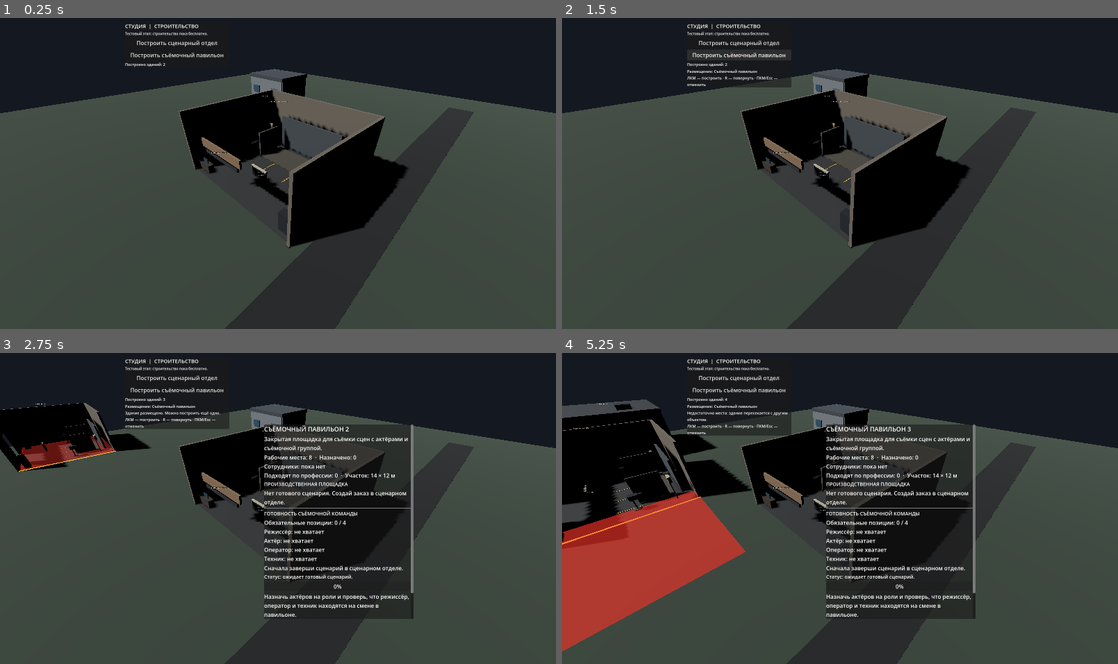
Above: before the commit, frames 1-4 (two rows, left to right).
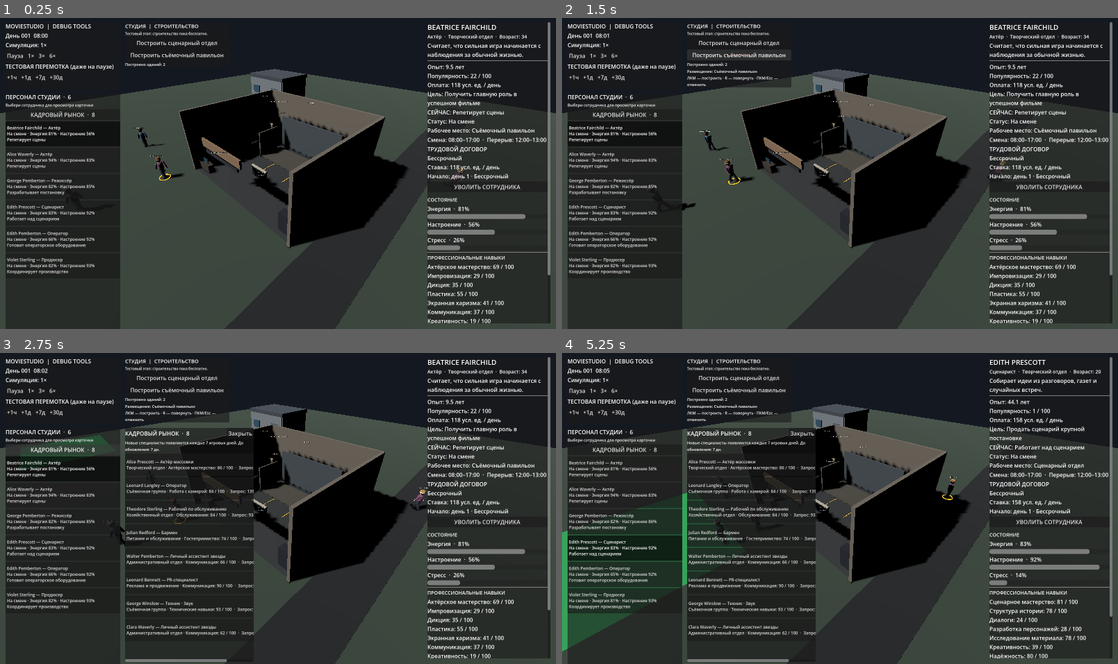
Above: after the commit, the same moments.

Repository: Teft3lb/MovieStudio
Game: Godot game, scene res://scenes/main.tscn
The game is run twice, just before and just after one commit, with the same random seed, the same clock (stepped at 60 frames per second) and the same inputs.
Inputs (mouse positions are in pixels of both pictures, inside the frame that each line leads up to):
- Up to frame 1 (0.25 s): no input
- Up to frame 2 (1.5 s): click "Построить сценарный отдел" at 0.5 s; click "Построить съёмочный павильон" at 1.25 s
- Up to frame 3 (2.75 s): click (61, 449) at 2 s, where only the run after the commit has a clickable "КАДРОВЫЙ РЫНОК · 8"
- Up to frame 4 (5.25 s): click (623, 468) at 2.75 s, where only the run after the commit has a clickable "Beatrice Fairchild — Актёр На…"; click (623, 496) at 3.5 s, where only the run after the commit has a clickable "Alice Waverly — Актёр На смен…"; click (623, 520) at 4.25 s, where only the run after the commit has a clickable "George Pemberton — Режиссёр Н…"; click (623, 548) at 5 s, where only the run after the commit has a clickable "Edith Prescott — Сценарист На…"

The runs differ from the first frame. In frame 1, 31% of the frame differs, in the area x 1-99%, y 1-100%; in frame 2, 31%; in frame 3, 56%; in frame 4, 57%, in the area x 0-99%, y 1-100%.
Error before the commit: Parse Error: Identifier "_employee_task_overrides" not declared in the current scope. (res://scripts/presentation/characters/character_manager.gd:144)

Commit message:
fix: initialize employee production task overrides

Diff:
--- a/scripts/presentation/characters/character_manager.gd
+++ b/scripts/presentation/characters/character_manager.gd
@@ -38,6 +38,7 @@
 var _workplace_system: RefCounted
 var _studio_building_manager: Node
 var _workplace_assignments: Dictionary = {}
+var _employee_task_overrides: Dictionary = {}
 
 var _employee_actors: Dictionary = {}
 var _roster_buttons: Dictionary = {}
